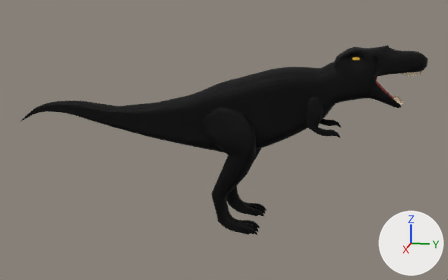
The Blender file Art/3D models/dino.blend, before and after one commit.
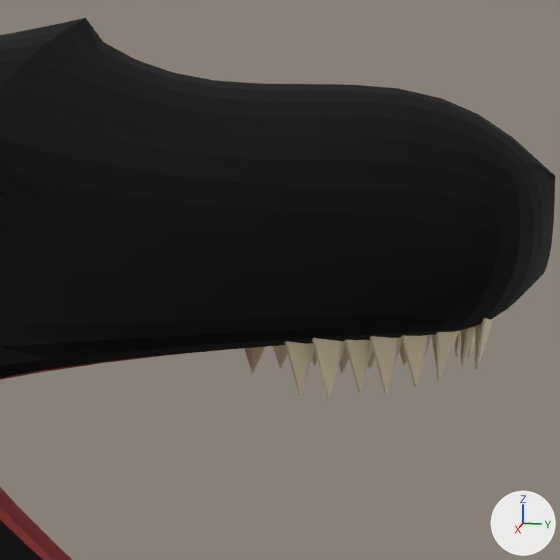
There are two pictures of each version: one whole from a 50 mm lens placed at (107.6, 18.1, 41.9), pointed at (-0.3, -3.5, 14.9), one close up on the part from 85% to 96% of the width and 16% to 33% of the height. Every picture has the same lights, and +X, +Y and +Z are marked at lower right.
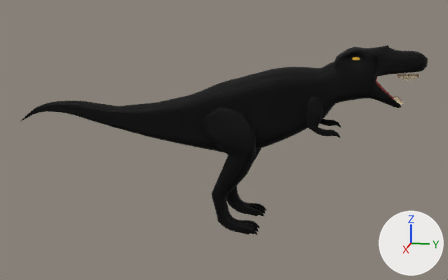
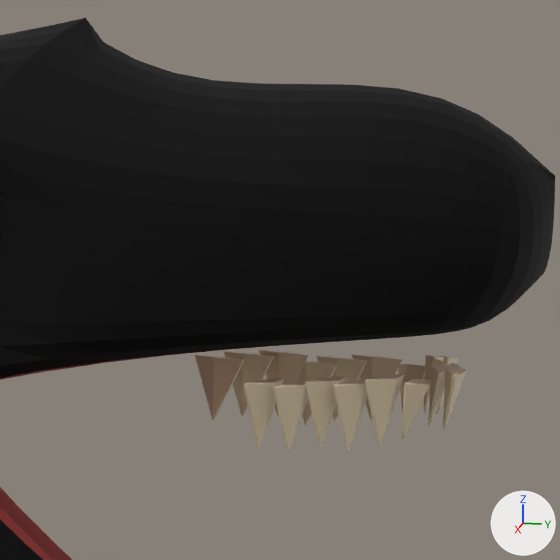
Edits to the bpy script that builds the scene:
```text
Change ob_plane_008:
    ob_plane_008.location: (-0.245, 40.4, 28.17) -> (-0.132, 40.51, 26.88)
Change ob_plane_009:
    ob_plane_009.location: (0.988, 40.4, 28.22) -> (1.157, 40.49, 26.92)
    ob_plane_009.rotation_euler: (0.0263, 3.214, -0.0384) -> (0.0702, 3.225, -0.0537)  # degrees (1.5, 184, -2.2) -> degrees (4, 185, -3.1)
    ob_plane_009.scale: (1.17, 1.17, 1.17) -> (1.22, 1.22, 1.22)
Change ob_plane_010:
    ob_plane_010.location: (-0.389, 39.95, 28.4) -> (-0.285, 40.05, 27.14)
    ob_plane_010.rotation_euler: (-0.00615, 2.852, -0.0306) -> (0.0393, 2.863, -0.0297)  # degrees (-0.4, 163, -1.8) -> degrees (2.3, 164, -1.7)
    ob_plane_010.scale: (1.17, 1.17, 1.17) -> (1.22, 1.22, 1.22)
Change ob_plane_011:
    ob_plane_011.location: (1.271, 39.82, 28.58) -> (1.45, 39.9, 27.31)
    ob_plane_011.rotation_euler: (-0.022, 3.384, -0.0388) -> (0.0232, 3.394, -0.0617)  # degrees (-1.3, 194, -2.2) -> degrees (1.3, 194, -3.5)
    ob_plane_011.scale: (1.17, 1.17, 1.17) -> (1.22, 1.22, 1.22)
Change ob_plane_012:
    ob_plane_012.location: (1.399, 39.46, 28.58) -> (1.579, 39.53, 27.32)
    ob_plane_012.rotation_euler: (-0.022, 3.384, -0.0388) -> (0.0232, 3.394, -0.0617)  # degrees (-1.3, 194, -2.2) -> degrees (1.3, 194, -3.5)
    ob_plane_012.scale: (1.17, 1.17, 1.17) -> (1.22, 1.22, 1.22)
Change ob_plane_013:
    ob_plane_013.location: (-0.632, 39.53, 28.4) -> (-0.544, 39.61, 27.16)
    ob_plane_013.rotation_euler: (-0.00615, 2.852, -0.0306) -> (0.0393, 2.863, -0.0297)  # degrees (-0.4, 163, -1.8) -> degrees (2.3, 164, -1.7)
    ob_plane_013.scale: (1.17, 1.17, 1.17) -> (1.22, 1.22, 1.22)
Change ob_plane_014:
    ob_plane_014.location: (1.524, 39.05, 28.49) -> (1.705, 39.1, 27.26)
    ob_plane_014.rotation_euler: (-0.022, 3.384, -0.0388) -> (0.0232, 3.394, -0.0617)  # degrees (-1.3, 194, -2.2) -> degrees (1.3, 194, -3.5)
    ob_plane_014.scale: (1.17, 1.17, 1.17) -> (1.22, 1.22, 1.22)
Change ob_plane_015:
    ob_plane_015.location: (1.559, 38.69, 28.51) -> (1.737, 38.72, 27.29)
    ob_plane_015.rotation_euler: (-0.022, 3.384, -0.0388) -> (0.0232, 3.394, -0.0617)  # degrees (-1.3, 194, -2.2) -> degrees (1.3, 194, -3.5)
    ob_plane_015.scale: (1.17, 1.17, 1.17) -> (1.22, 1.22, 1.22)
Change ob_plane_016:
    ob_plane_016.location: (1.741, 38.27, 28.45) -> (1.921, 38.27, 27.24)
    ob_plane_016.rotation_euler: (-0.022, 3.384, -0.0388) -> (0.0232, 3.394, -0.0617)  # degrees (-1.3, 194, -2.2) -> degrees (1.3, 194, -3.5)
    ob_plane_016.scale: (1.17, 1.17, 1.17) -> (1.22, 1.22, 1.22)
Change ob_plane_017:
    ob_plane_017.location: (1.775, 37.88, 28.47) -> (1.953, 37.86, 27.28)
    ob_plane_017.rotation_euler: (-0.022, 3.384, -0.0388) -> (0.0232, 3.394, -0.0617)  # degrees (-1.3, 194, -2.2) -> degrees (1.3, 194, -3.5)
    ob_plane_017.scale: (1.17, 1.17, 1.17) -> (1.22, 1.22, 1.22)
Change ob_plane_018:
    ob_plane_018.location: (-0.832, 38.31, 28.34) -> (-0.769, 38.34, 27.16)
    ob_plane_018.rotation_euler: (-0.00615, 2.852, -0.0306) -> (0.0393, 2.863, -0.0297)  # degrees (-0.4, 163, -1.8) -> degrees (2.3, 164, -1.7)
    ob_plane_018.scale: (1.17, 1.17, 1.17) -> (1.22, 1.22, 1.22)
Change ob_plane_019:
    ob_plane_019.location: (0.0488, 40.21, 28.21) -> (0.173, 40.3, 26.92)
    ob_plane_019.rotation_euler: (0.0319, 3.023, -0.0329) -> (0.0758, 3.034, -0.0398)  # degrees (1.8, 173, -1.9) -> degrees (4.3, 174, -2.3)
    ob_plane_019.scale: (1.17, 1.17, 1.17) -> (1.22, 1.22, 1.22)
Change ob_plane_020:
    ob_plane_020.location: (0.776, 40.22, 28.23) -> (0.933, 40.31, 26.93)
    ob_plane_020.rotation_euler: (0.0263, 3.214, -0.0384) -> (0.0702, 3.225, -0.0537)  # degrees (1.5, 184, -2.2) -> degrees (4, 185, -3.1)
    ob_plane_020.scale: (1.17, 1.17, 1.17) -> (1.22, 1.22, 1.22)
```

Where the change shows, as pixel boxes (x1, y1, x2, y2) in the close-ups (560 x 560 px):
'Plane.018', moved, turned, rescaled: before (244, 345, 318, 373); after (195, 350, 308, 420)
'Plane.013', moved, turned, rescaled: before (339, 342, 408, 374); after (296, 355, 402, 425)
'Plane.016', moved, turned, rescaled: before (312, 338, 345, 398); after (273, 381, 309, 452)
'Plane.014', moved, turned, rescaled: before (370, 336, 402, 394); after (333, 380, 368, 450)
'Plane.017', moved, turned, rescaled: before (285, 341, 315, 396); after (243, 378, 284, 449)
'Plane.012', moved, turned, rescaled: before (401, 335, 431, 387); after (364, 374, 404, 445)
'Plane.015', moved, turned, rescaled: before (344, 339, 373, 392); after (305, 376, 345, 447)
'Plane.011', moved, turned, rescaled: before (436, 331, 459, 381); after (402, 379, 432, 439)
'Plane.009', moved, turned, rescaled: before (475, 318, 494, 370); after (443, 363, 466, 429)
'Plane.020', moved, turned, rescaled: before (461, 326, 475, 367); after (428, 359, 448, 426)
'Plane.010', moved, turned, rescaled: before (431, 334, 437, 368); after (398, 364, 425, 414)
'Plane.019', moved, turned, rescaled: before (455, 330, 461, 357); after (424, 355, 445, 414)
'Plane.008', moved: before (468, 332, 475, 357); after (436, 356, 458, 414)
